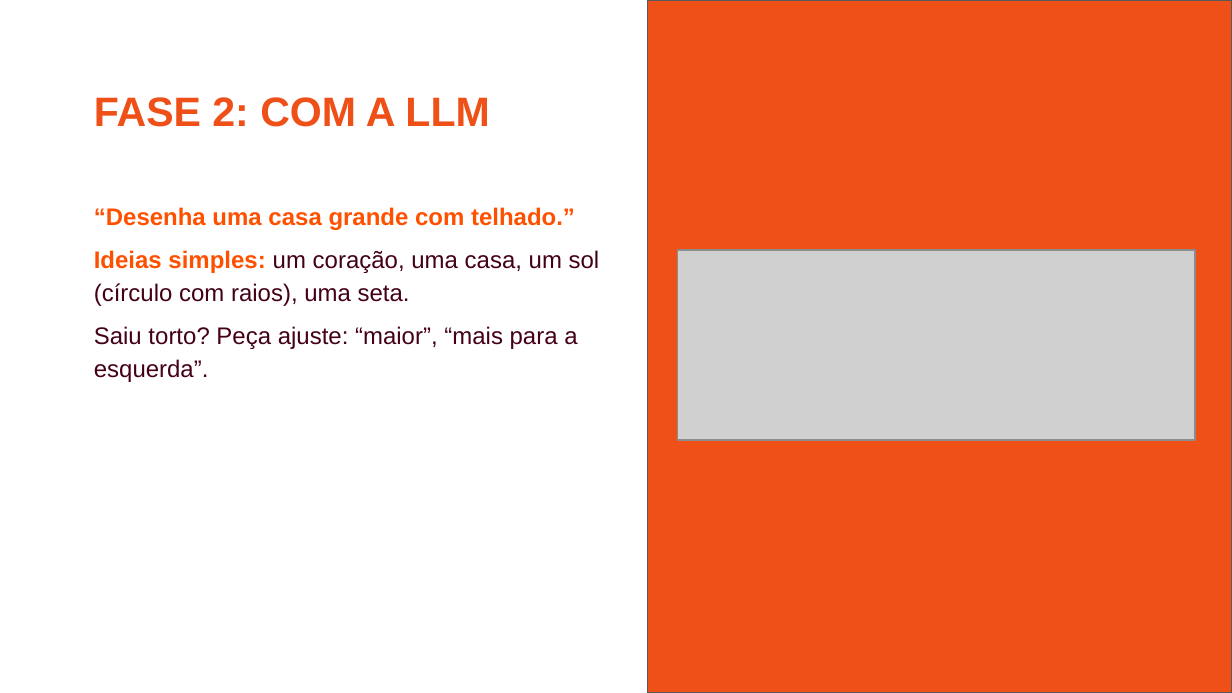
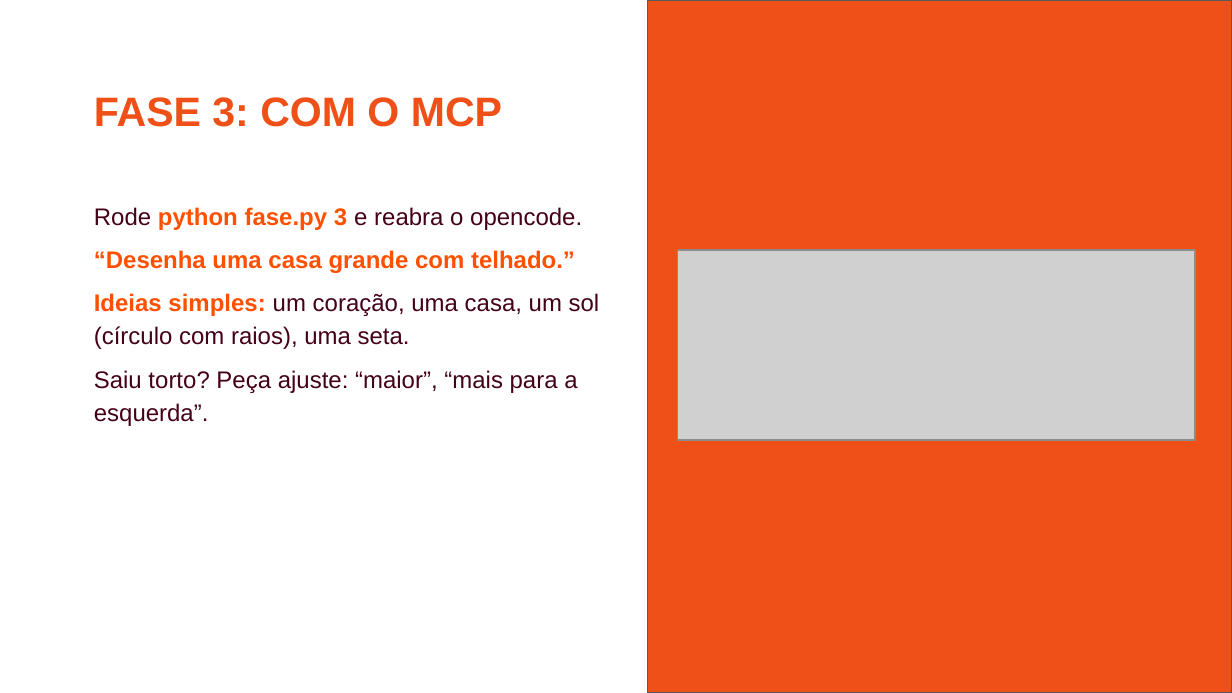
Before and after one commit to jhlr/plotter, a slide deck: slide 11 of workshop/oficina-braco-plotter.pptx (slide 10 before the commit). Drawn at 1232x693 pixels with LibreOffice and Linux fonts; fonts in the diff are those of the drawing; grey boxes stand for pictures; background and template pictures are left out. Boxes give left, top, right and bottom in pixels: in the first picture for what was removed or moved away, otherwise in the second. Text is boxed around its words. In the diff, an @@ line names an element or a change of style, - is before the commit and + after.

```diff
--- a/workshop/oficina-braco-plotter.pptx
+++ b/workshop/oficina-braco-plotter.pptx
@@ text at bbox=[94, 97, 502, 127]: text changed @@
-FASE 2: COM A LLM
+FASE 3: COM O MCP
@@ text at bbox=[94, 207, 582, 230]: paragraph added @@
+Rode python fase.py 3 e reabra o opencode.
```
Also in this commit, not shown: 4 other slides changed, 1 slide added, 13 other files.
